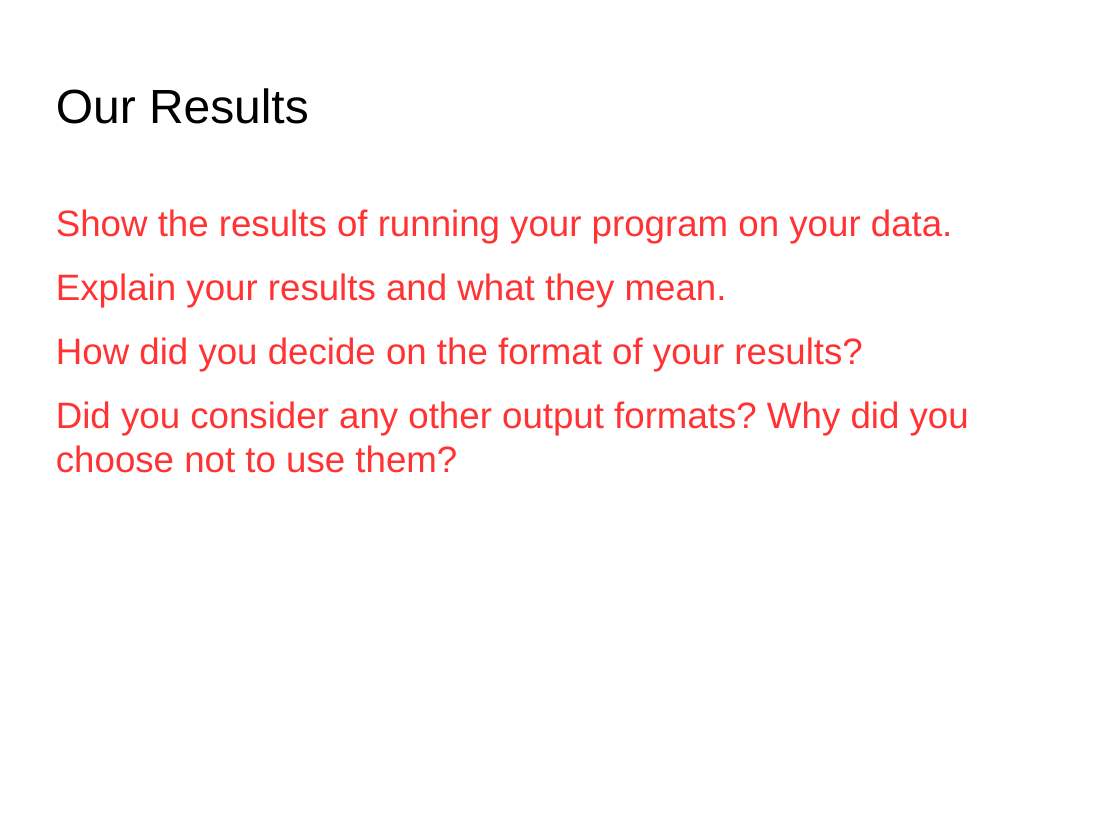
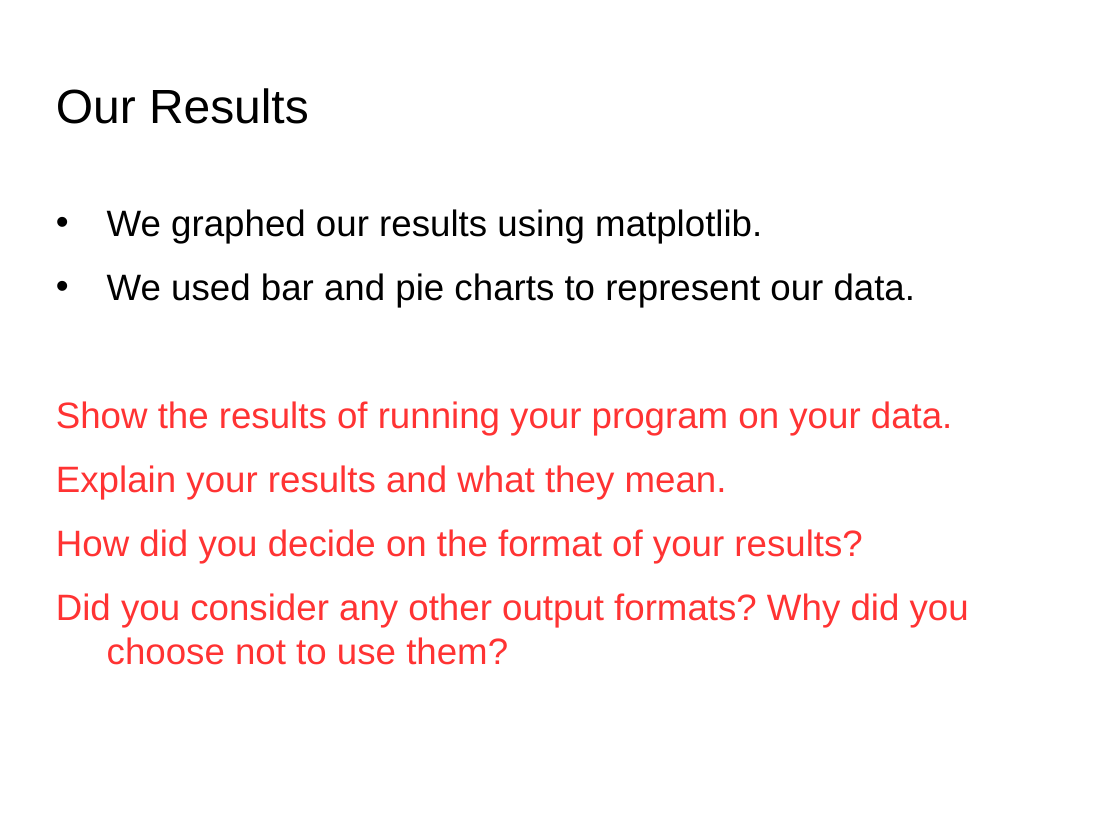
Before and after one commit to tawrahim/PCP_Final_Project, a slide deck: slide 8 of presentation.ppt (slide 10 before the commit). Drawn at 1120x840 pixels with LibreOffice and Linux fonts; fonts in the diff are those of the drawing; background and template pictures are left out. Boxes give left, top, right and bottom in pixels: in the first picture for what was removed or moved away, otherwise in the second. Text is boxed around its words. In the diff, an @@ line names an element or a change of style, - is before the commit and + after.

```diff
--- a/presentation.ppt
+++ b/presentation.ppt
@@ text at [107, 209, 916, 307]: paragraphs added @@
+• We graphed our results using matplotlib.
+• We used bar and pie charts to represent our data.
@@ text at [56, 401, 969, 665]: indent changed @@
```
Also in this commit, not shown: 10 other slides changed, 1 slide added, 3 other files.
